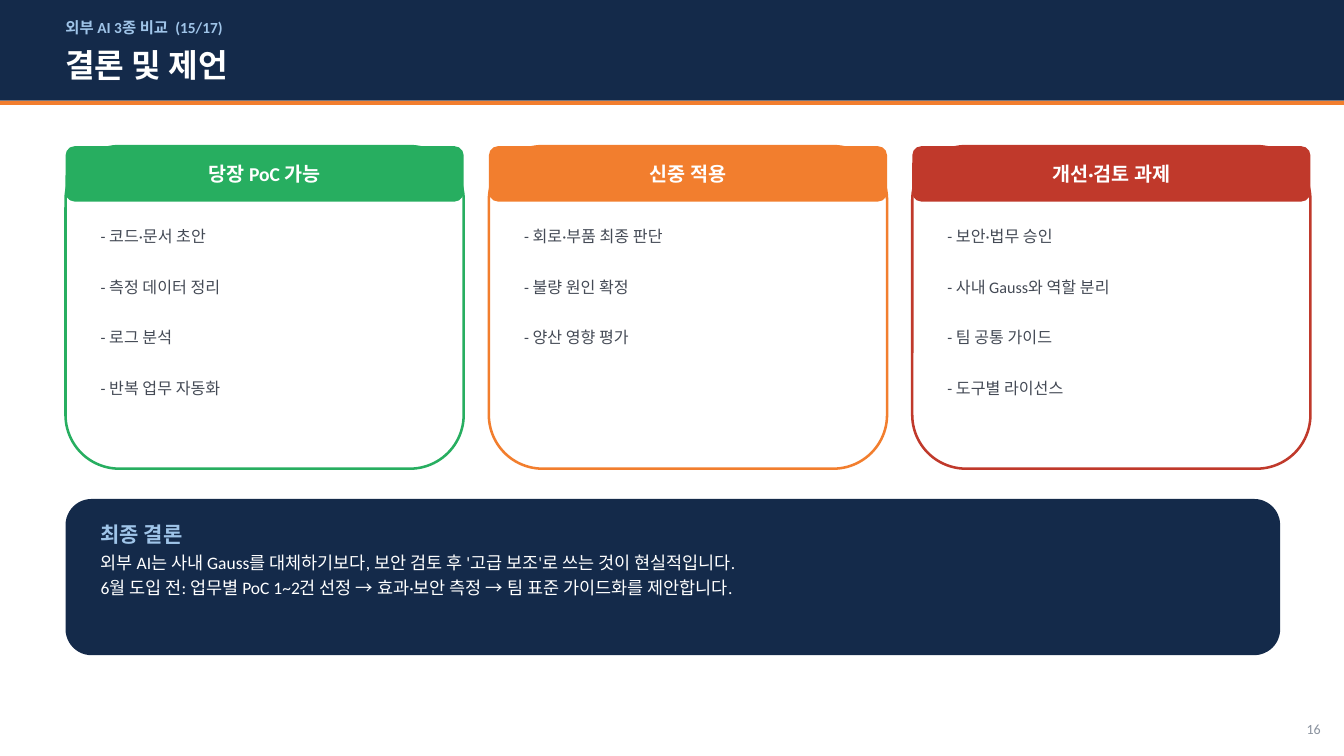
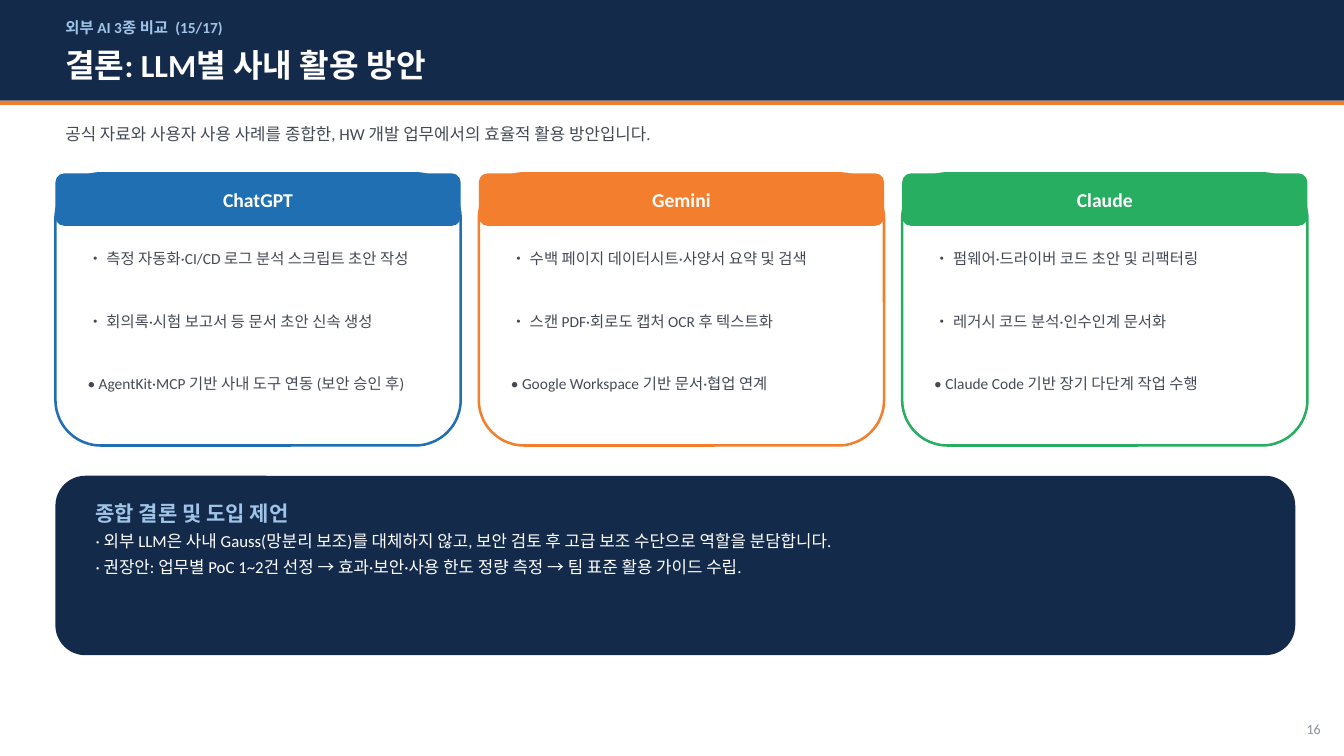
Before and after one commit to whaleonbush/poc, a slide deck: slide 16 of 외부AI_3종_비교조사.pptx. Drawn at 1344x756 pixels with LibreOffice and Linux fonts; fonts in the diff are those of the drawing. Boxes give left, top, right and bottom in pixels: in the first picture for what was removed or moved away, otherwise in the second. Text is boxed around its words. In the diff, an @@ line names an element or a change of style, - is before the commit and + after.

```diff
--- a/외부AI_3종_비교조사.pptx
+++ b/외부AI_3종_비교조사.pptx
@@ text at bbox=[65, 49, 425, 80]: text changed @@
-결론 및 제언
+결론: LLM별 사내 활용 방안
@@ text added at bbox=[65, 126, 651, 142], 12 pt, text #444A55 @@
+공식 자료와 사용자 사용 사례를 종합한, HW 개발 업무에서의 효율적 활용 방안입니다.
@@ rounded rectangle removed at bbox=[66, 146, 464, 469] @@
@@ rounded rectangle: place and size @@
-rounded rectangle at bbox=[66, 146, 464, 202]
+rounded rectangle at bbox=[55, 173, 461, 446]
@@ rounded rectangle at bbox=[55, 173, 461, 446]: fill #27AE60 to #FFFFFF; outline none to #1F6FB2 1.8 pt @@
@@ text "ChatGPT" at bbox=[223, 193, 293, 207]: vertical alignment top to middle @@
@@ rounded rectangle: place and size @@
-rounded rectangle at bbox=[208, 164, 321, 183]
+rounded rectangle at bbox=[55, 173, 461, 226]
@@ rounded rectangle at bbox=[55, 173, 461, 226]: fill none to #1F6FB2 @@
@@ text in rounded rectangle at bbox=[208, 164, 321, 183]: text removed @@
-당장 PoC 가능
@@ rounded rectangle: place and size @@
-rounded rectangle at bbox=[489, 146, 887, 469]
+rounded rectangle at bbox=[479, 173, 884, 446]
@@ rounded rectangle: place and size @@
-rounded rectangle at bbox=[489, 146, 887, 202]
+rounded rectangle at bbox=[479, 173, 884, 226]
@@ rounded rectangle: place and size @@
-rounded rectangle at bbox=[912, 146, 1311, 469]
+rounded rectangle at bbox=[902, 173, 1308, 446]
@@ rounded rectangle at bbox=[902, 173, 1308, 446]: outline #C0392B 1.8 pt to #27AE60 1.8 pt @@
@@ rounded rectangle: place and size @@
-rounded rectangle at bbox=[912, 146, 1311, 202]
+rounded rectangle at bbox=[902, 173, 1308, 226]
@@ rounded rectangle at bbox=[902, 173, 1308, 226]: fill #C0392B to #27AE60 @@
@@ text at bbox=[223, 193, 293, 207]: text changed; size 11.5 to 14 pt; text colour #444A55 to #FFFFFF; bold on @@
-- 코드·문서 초안
+ChatGPT
@@ text at bbox=[652, 193, 711, 207]: text changed @@
-신중 적용
+Gemini
@@ text at bbox=[1077, 193, 1133, 207]: text changed @@
-개선·검토 과제
+Claude
@@ text at bbox=[106, 251, 408, 265]: text changed; size 11.5 to 11 pt @@
-- 측정 데이터 정리
+• 측정 자동화·CI/CD 로그 분석 스크립트 초안 작성
@@ text at bbox=[530, 251, 806, 266]: text changed; size 11.5 to 11 pt @@
-- 회로·부품 최종 판단
+• 수백 페이지 데이터시트·사양서 요약 및 검색
@@ text at bbox=[953, 251, 1198, 266]: text changed; size 11.5 to 11 pt @@
-- 보안·법무 승인
+• 펌웨어·드라이버 코드 초안 및 리팩터링
@@ text at bbox=[106, 314, 372, 328]: text changed; size 11.5 to 11 pt @@
-- 로그 분석
+• 회의록·시험 보고서 등 문서 초안 신속 생성
@@ text at bbox=[530, 314, 773, 329]: text changed; size 11.5 to 11 pt @@
-- 불량 원인 확정
+• 스캔 PDF·회로도 캡처 OCR 후 텍스트화
@@ text at bbox=[953, 314, 1167, 328]: text changed; size 11.5 to 11 pt @@
-- 사내 Gauss와 역할 분리
+• 레거시 코드 분석·인수인계 문서화
@@ text at bbox=[99, 376, 404, 392]: text changed; size 11.5 to 11 pt @@
-- 반복 업무 자동화
+• AgentKit·MCP 기반 사내 도구 연동 (보안 승인 후)
@@ text at bbox=[522, 376, 767, 392]: text changed; size 11.5 to 11 pt @@
-- 양산 영향 평가
+• Google Workspace 기반 문서·협업 연계
@@ text at bbox=[945, 376, 1197, 390]: text changed; size 11.5 to 11 pt @@
-- 팀 공통 가이드
+• Claude Code 기반 장기 다단계 작업 수행
@@ text removed at bbox=[956, 380, 1063, 396] @@
-- 도구별 라이선스
@@ rounded rectangle: place and size @@
-rounded rectangle at bbox=[66, 499, 1280, 655]
+rounded rectangle at bbox=[55, 476, 1296, 655]
@@ text at bbox=[96, 503, 832, 575]: text changed; size 12.5 to 12 pt @@
-최종 결론
-외부 AI는 사내 Gauss를 대체하기보다, 보안 검토 후 '고급 보조'로 쓰는 것이 현실적입니다.
-6월 도입 전: 업무별 PoC 1~2건 선정 → 효과·보안 측정 → 팀 표준 가이드화를 제안합니다.
+종합 결론 및 도입 제언
+· 외부 LLM은 사내 Gauss(망분리 보조)를 대체하지 않고, 보안 검토 후 고급 보조 수단으로 역할을 분담합니다.
+· 권장안: 업무별 PoC 1~2건 선정 → 효과·보안·사용 한도 정량 측정 → 팀 표준 활용 가이드 수립.
```
Also in this commit, not shown: 14 other slides changed, 1 other file.
